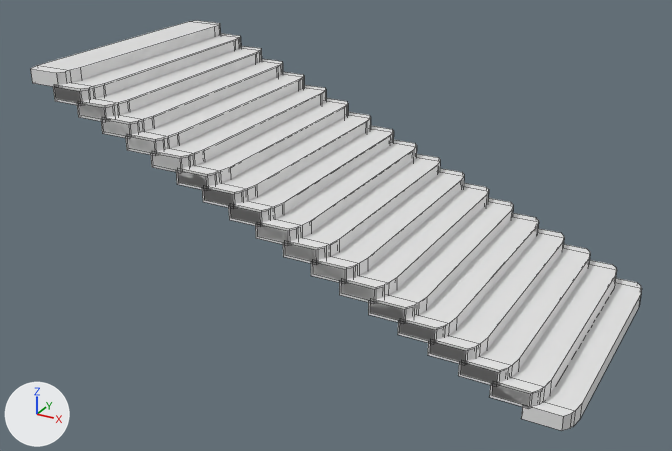
A saved change to the FBX model Cinderella Project/Assets/Models/StairsCinderella.fbx.
Before and after are seen from a 50 mm camera at (5.2, -25.8, 15.0) aimed at (-8.6, -0.6, 2.4). Lighting does not change. The marker at lower left points along +X, +Y and +Z. Mesh edges are drawn as thin lines. Where no turn or scale is listed for an object, it has been applied to the vertices.

The scene before the commit, as lines of its bpy script (objects in view):
```python
me_cube_002 = bpy.data.meshes.new('Cube.002')
me_cube_002.from_pydata(...)  # 864 vertices, 648 faces; spans x -17.0..1.6, y -4.5..4.5, z -0.7..7.1
# faces by material slot: [324, 324]
me_cube_002.materials.append(mat_material_001)  # white #e7e7e7
me_cube_002.materials.append(mat_material)  # white #e7e7e7
ob_cube_001 = bpy.data.objects.new('Cube.001', me_cube_002)
ob_cube_001.location = (-0.9, 0.0, 0.48)
```
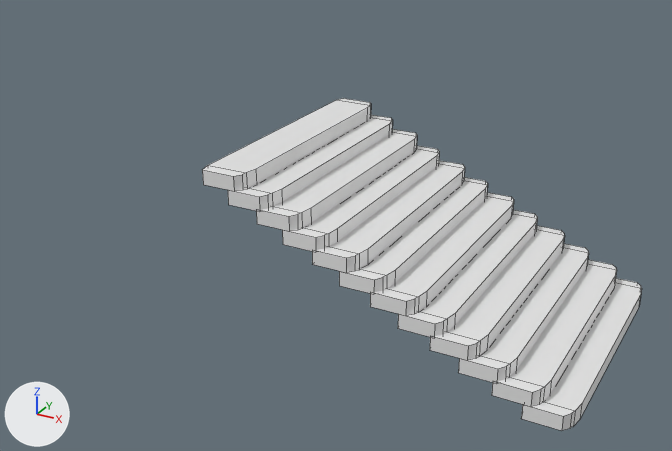
Changed parts and their boxes [x1, y1, x2, y2] in the pictures (672 x 451 px; the box of a moved part takes in the faces that stretch with it):
'Cube.001', reshaped (28% narrower, 19% shorter): before [31, 20, 642, 431]; after [202, 98, 642, 431]
part 1 of me_cube_002, moved or reshaped: before [430, 228, 564, 363]; after [430, 226, 564, 360]
part 2 of me_cube_002, moved or reshaped: before [370, 198, 513, 321]; after [370, 192, 514, 316]
part 3 of me_cube_002, moved or reshaped: before [400, 213, 539, 342]; after [398, 210, 537, 338]
part 4 of me_cube_002, moved or reshaped: before [312, 168, 464, 281]; after [312, 160, 465, 273]
part 5 of me_cube_002, moved or reshaped: before [341, 183, 489, 302]; after [339, 177, 488, 293]
part 6 of me_cube_002, moved or reshaped: before [284, 154, 440, 263]; after [282, 146, 439, 251]
part 7 of me_cube_002, deleted: before [31, 20, 435, 344]
part 8 of me_cube_002, cut back: before [176, 98, 417, 245]; after [202, 98, 417, 231]
part 9 of me_cube_002, cut back: before [428, 244, 590, 408]; after [458, 244, 589, 383]

Edits to the bpy script that builds the scene:
```text
Change me_cube_002:
    used by ob_cube_001; location = (-0.9, 0.0, 0.48)
    remove me_cube_002.from_pydata(...)  # 864 vertices, 648 faces; spans x -17.0..1.6, y -4.5..4.5, z -0.7..7.1
    add me_cube_002.from_pydata(...)  # 288 vertices, 216 faces; spans x -10.3..1.6, y -4.5..4.5, z -0.7..4.8
    me_cube_002 part 1: the loose piece of 24 vertices spanning x -2.7..-1.2, y -4.5..4.5, z 0.5..1.1 is moved by (0.0, 0.0, 0.1)
    me_cube_002 part 2: the loose piece of 24 vertices spanning x -4.6..-3.1, y -4.5..4.5, z 1.3..1.9 is moved by (0.0, 0.0, 0.2)
    me_cube_002 part 3: the loose piece of 24 vertices spanning x -3.6..-2.1, y -4.5..4.5, z 0.9..1.5 is moved by (-0.1, 0.0, 0.1), in mat_material (white #e7e7e7)
    me_cube_002 part 4: the loose piece of 24 vertices spanning x -6.5..-5.0, y -4.5..4.5, z 2.1..2.7 is moved by (0.0, 0.0, 0.3)
    me_cube_002 part 5: the loose piece of 24 vertices spanning x -5.5..-4.0, y -4.5..4.5, z 1.7..2.3 is moved by (-0.1, 0.0, 0.2), in mat_material (white #e7e7e7)
    me_cube_002 part 6: the loose piece of 24 vertices spanning x -7.4..-6.0, y -4.5..4.5, z 2.5..3.1 is moved by (-0.1, 0.0, 0.3), in mat_material (white #e7e7e7)
    me_cube_002 part 7: 16 loose pieces with 384 vertices, spanning x -17.0..-2.2, y -4.5..4.5, z 0.9..7.1, are deleted
    me_cube_002 part 8: 4 vertices moved within x -8.3..-7.2, y -4.5..4.5, z 3.4; 172 vertices removed from x -11.3..-6.9, y -4.5..4.5, z 2.9..4.7; 52 vertices added at x -10.3..-6.9, y -4.5..4.5, z 3.3..4.8
    me_cube_002 part 9: 94 vertices removed from x -2.7..0.7, y -4.5..4.5, z -0.3..1.0; 22 vertices added at x -1.8..-0.3, y -4.5..4.5, z 0.2..0.7
```
